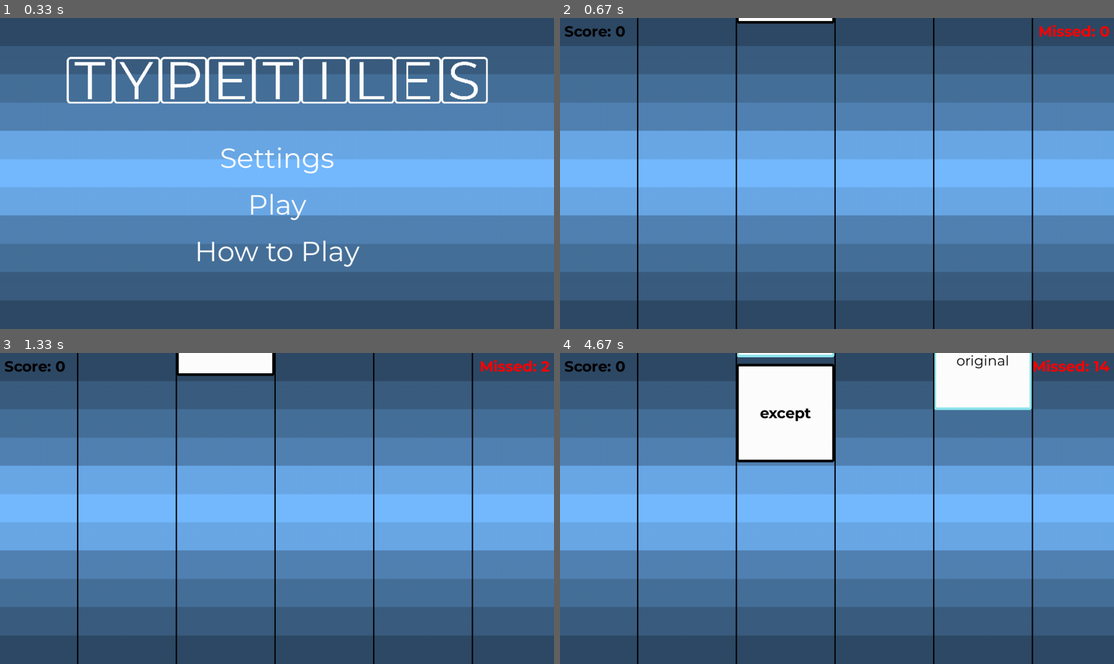
Above: before the commit, frames 1-4 (two rows, left to right).
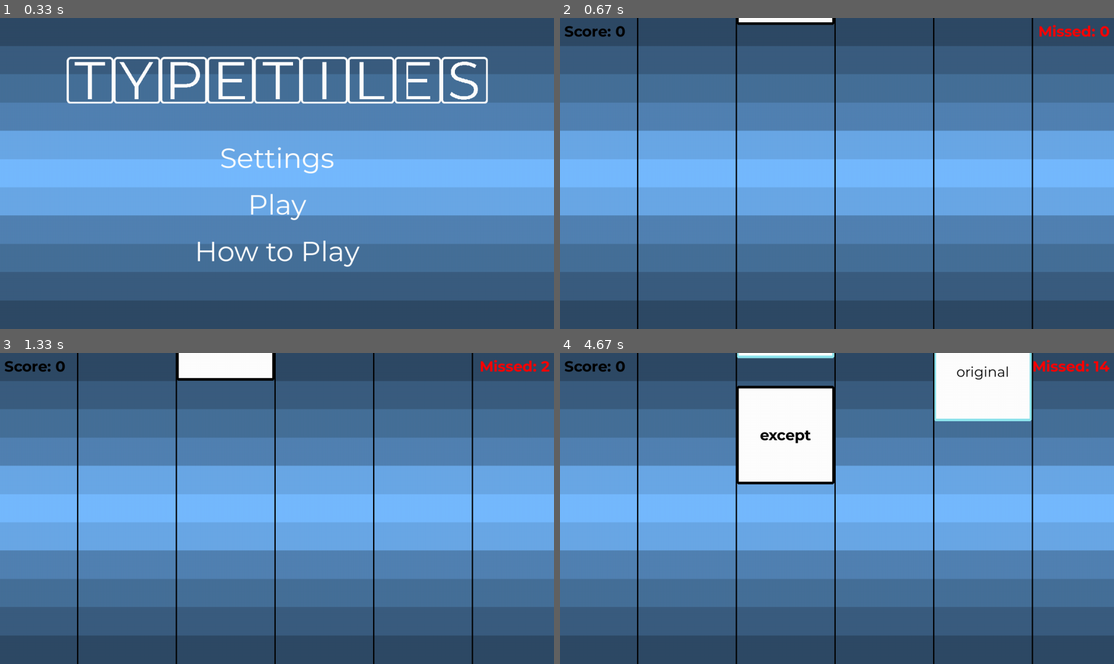
Above: after the commit, the same moments.

Repository: Mikedeejay2/PyGamePianoTiles
Game: pygame game, started from main.py
Two runs of this game, one before a commit and one after it. Both use one fixed random seed, a clock stepped at 60 frames per second and the inputs below.
Inputs:
- Up to frame 1 (0.33 s): no input
- Up to frame 2 (0.67 s): click "Play" at 0.38 s
- Up to frame 3 (1.33 s): tap Enter at 0.67 s; tap Space at 1 s
- Up to frame 4 (4.67 s): tap Space at 1.4, 1.7, 1.9, 2.23, 2.53, 2.73, 3.03, 3.3, 3.63, 3.93, 4.07, 4.47 s

Frame 1 is identical in both runs. In frame 2, 0.2% of the frame differs, in the area x 31-50%, y 0-3%; in frame 3, 0.4%; in frame 4, 4.4%, in the area x 31-86%, y 0-43%.

Commit message:
Adjust word speeds

Diff:
--- a/game.py
+++ b/game.py
@@ -95,21 +95,11 @@
     # Create new words
     time_since_word_added = pygame.time.get_ticks() - word_added_time
     if len(active_words) < new_word_count and time_since_word_added > time_until_next_word or len(active_words) == 0:  # Pause of 1 second
-        word = new_word()
-
-        # Check for overlap with existing words
-        place = True
-        for active_word in active_words:
-            if check_overlap(active_word, word):
-                place = False
-
-        if place:
-            active_words.append(word)
-            word_added_time = pygame.time.get_ticks()
+        try_place_new_word()
 
     # Increase word speed as the game progresses
-    word_speed = (1 + score / 50) * (variables.screen_height / 720)
-    time_until_next_word = (2000 - score * 50) * (variables.screen_height // 720)
+    word_speed = (1.2 + math.sqrt(score) / 5) * (variables.screen_height / 720)
+    time_until_next_word = (2000 - math.sqrt(score) * 200) * (variables.screen_height / 720)
 
     outline_size = variables.screen_width // 200
     # Draw active words
@@ -175,3 +165,17 @@
         draw_game_over()
     else:
         draw_game()
+
+def try_place_new_word():
+    global word_added_time
+    word = new_word()
+
+    # Check for overlap with existing words
+    place = True
+    for active_word in active_words:
+        if check_overlap(active_word, word):
+            place = False
+
+    if place:
+        active_words.append(word)
+        word_added_time = pygame.time.get_ticks()
--- a/wordlist.txt
+++ b/wordlist.txt
@@ -15,7 +15,6 @@
 are
 with
 as
-I
 his
 they
 be
